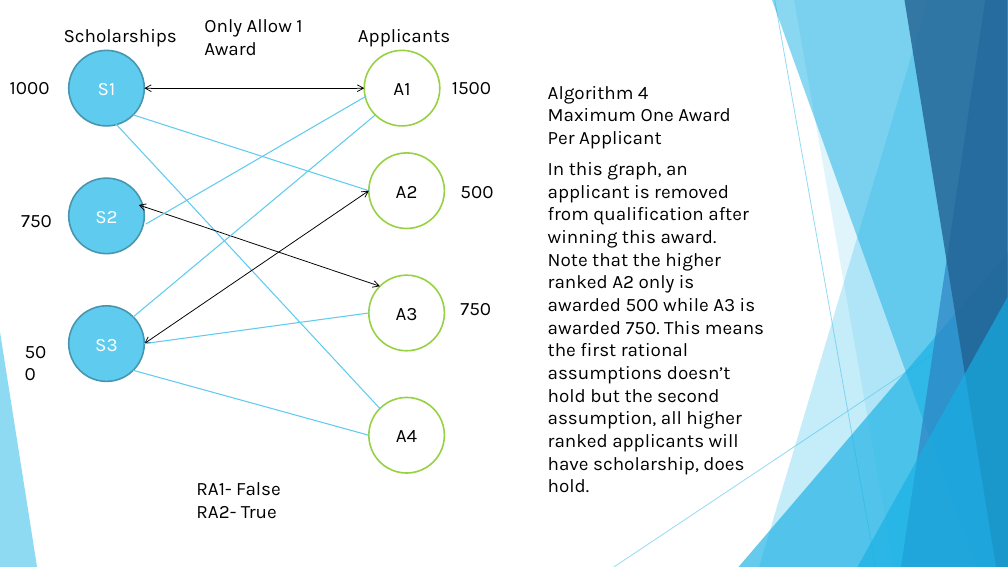
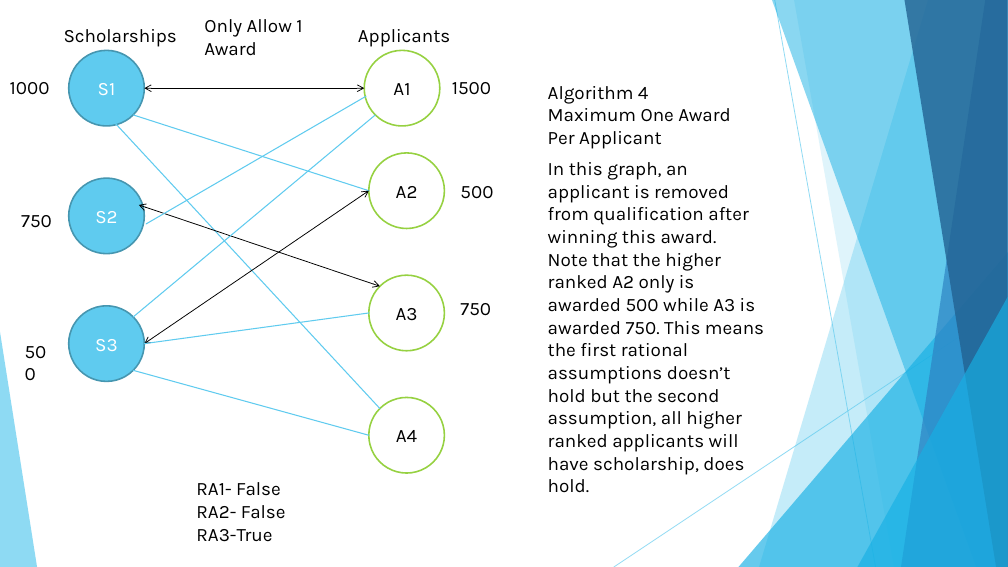
Before and after one commit to dmerson/ArizonaMastersCapstone, a slide deck: slide 12 of Documents/Basic Scholarship Awarding Graphs.pptx. Drawn at 1008x567 pixels with LibreOffice and Linux fonts; fonts in the diff are those of the drawing. Boxes give left, top, right and bottom in pixels: in the first picture for what was removed or moved away, otherwise in the second. Text is boxed around its words. In the diff, an @@ line names an element or a change of style, - is before the commit and + after.

```diff
--- a/Documents/Basic Scholarship Awarding Graphs.pptx
+++ b/Documents/Basic Scholarship Awarding Graphs.pptx
@@ text at [196, 505, 286, 542]: text changed @@
-RA2- True
+RA2- False
+RA3-True
```
Also in this commit, not shown: 3 other slides changed, 1 other file.
